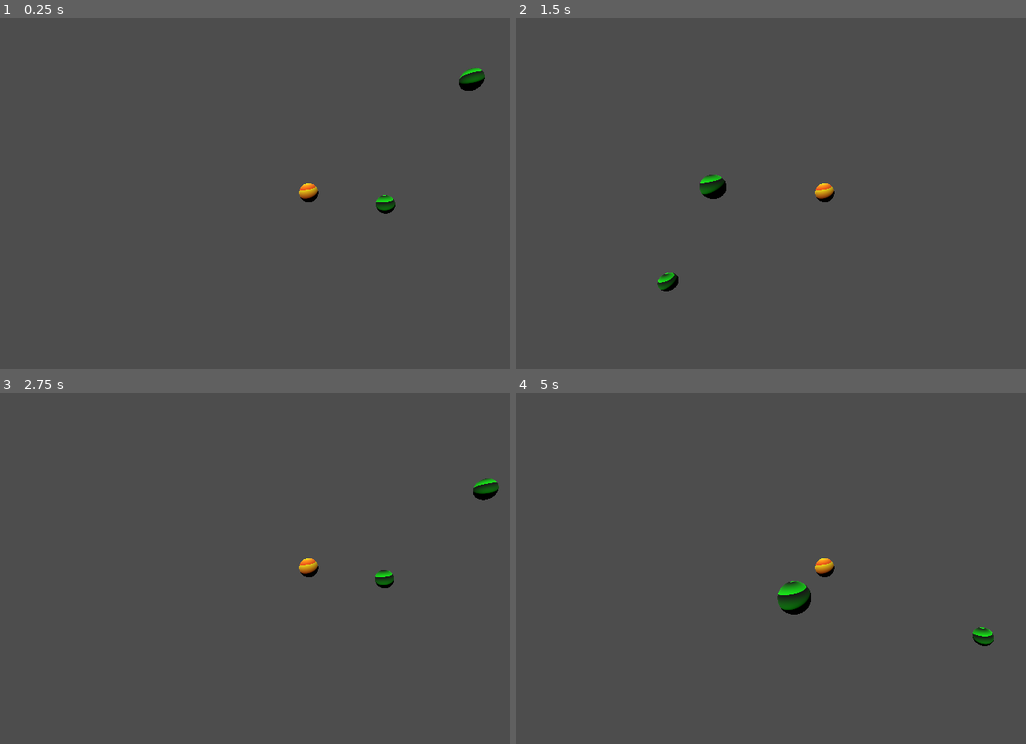
Above: before the commit, frames 1-4 (two rows, left to right).
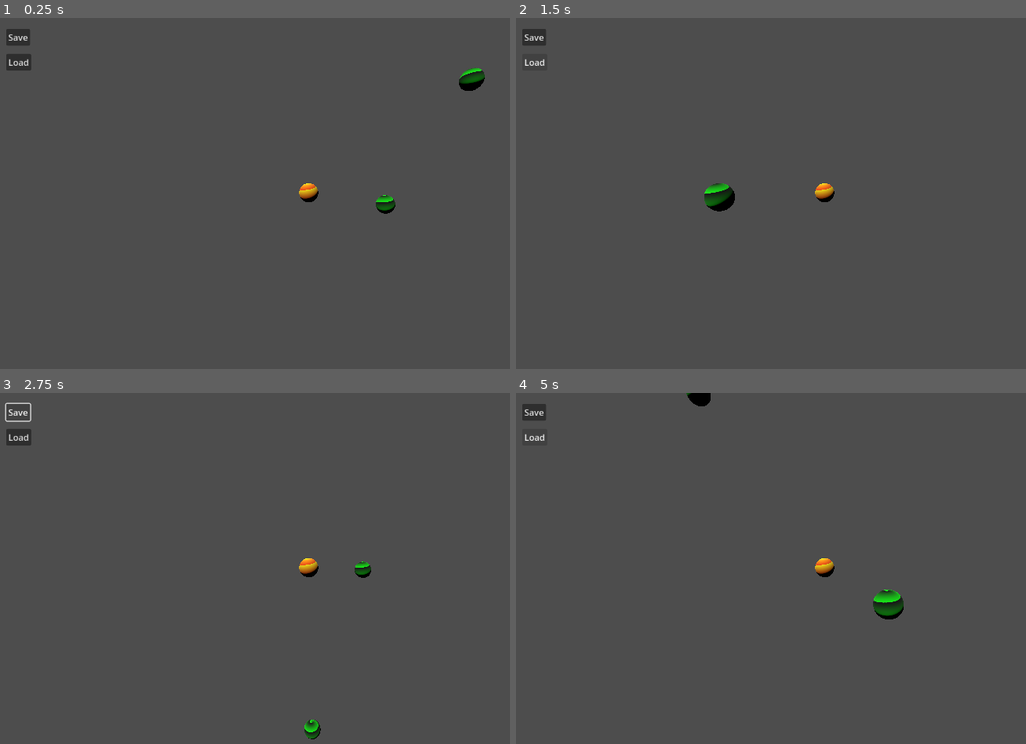
Above: after the commit, the same moments.

Repository: canhotuctor/skylab
Game: Godot game, scene res://Gravity Object/gravity_test.tscn
The game is run twice, just before and just after one commit, with the same random seed, the same clock (stepped at 60 frames per second) and the same inputs. This scene is started directly instead of the project's main scene.
Inputs (mouse positions are in pixels of both pictures, inside the frame that each line leads up to):
- Up to frame 1 (0.25 s): no input
- Up to frame 2 (1.5 s): click (536, 35) at 0.5 s, where only the run after the commit has a clickable "Save"; click (536, 63) at 1.25 s, where only the run after the commit has a clickable "Load"
- Up to frame 3 (2.75 s): click (20, 410) at 2 s, where only the run after the commit has a clickable "Save"
- Up to frame 4 (5 s): click (536, 438) at 2.75 s, where only the run after the commit has a clickable "Load"

The runs differ from the first frame. In frame 1, 0.4% of the frame differs, in the area x 1-7%, y 3-15%; in frame 2, 0.9%; in frame 3, 1.0%; in frame 4, 1.5%, in the area x 1-94%, y 0-73%.

Commit message:
added save and load system

Diff:
--- /dev/null
+++ b/Gravity Object/SaveAndLoad.gd
@@ -0,0 +1,14 @@
+extends Node
+
+const SAVE_PATH_PACKED_SCENE = "user://save_packed_scene.scn"
+
+
+func _on_save_button_pressed():
+	var scene := PackedScene.new()
+	scene.pack(get_tree().current_scene)
+	ResourceSaver.save(scene, SAVE_PATH_PACKED_SCENE)
+
+
+func _on_load_button_pressed():
+	if FileAccess.file_exists(SAVE_PATH_PACKED_SCENE):
+		get_tree().change_scene_to_file(SAVE_PATH_PACKED_SCENE)
--- a/Gravity Object/gravity_test.tscn
+++ b/Gravity Object/gravity_test.tscn
@@ -1,5 +1,6 @@
-[gd_scene load_steps=7 format=3 uid="uid://cce5e481btrms"]
+[gd_scene load_steps=8 format=3 uid="uid://b88n08x7uxvvq"]
 
+[ext_resource type="Script" path="res://Gravity Object/SaveAndLoad.gd" id="1_8vo2m"]
 [ext_resource type="Script" path="res://Gravity Object/GravityObject.gd" id="1_sjp3v"]
 [ext_resource type="Material" uid="uid://be7um6c7rbo36" path="res://media/ballShader.tres" id="2_dghiv"]
 [ext_resource type="Material" uid="uid://cqrx88mgexy55" path="res://media/centerShader.tres" id="2_o08yx"]
@@ -51,3 +52,24 @@
 
 [node name="DirectionalLight3D" type="DirectionalLight3D" parent="."]
 transform = Transform3D(0.94308, -0.108838, -0.314253, 0.331926, 0.366704, 0.869111, 0.0206458, -0.923949, 0.381957, 0, 3.45511, 0)
+
+[node name="SaveAndLoad" type="Node" parent="."]
+script = ExtResource("1_8vo2m")
+
+[node name="SaveButton" type="Button" parent="SaveAndLoad"]
+offset_left = 20.0
+offset_top = 20.0
+offset_right = 64.0
+offset_bottom = 51.0
+text = "Save"
+
+[node name="LoadButton" type="Button" parent="SaveAndLoad"]
+offset_left = 20.0
+offset_top = 66.0
+offset_right = 66.0
+offset_bottom = 97.0
+text = "Load
+"
+
+[connection signal="pressed" from="SaveAndLoad/SaveButton" to="SaveAndLoad" method="_on_save_button_pressed"]
+[connection signal="pressed" from="SaveAndLoad/LoadButton" to="SaveAndLoad" method="_on_load_button_pressed"]
